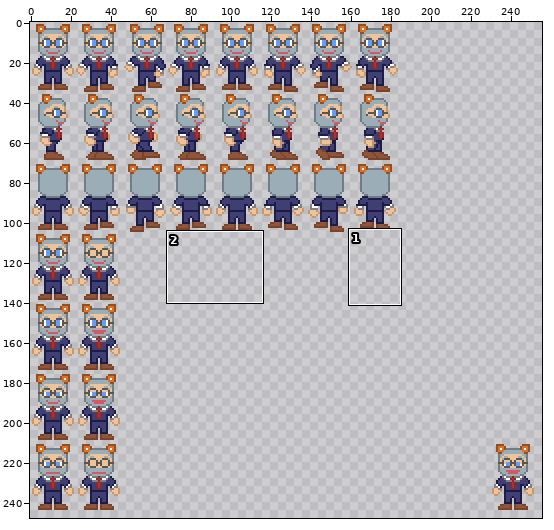
File history of a sprite sheet, android/assets/sprites/somov.png. The picture above shows the old version from afar; the outline marks the close-up.
Close-up. Before:
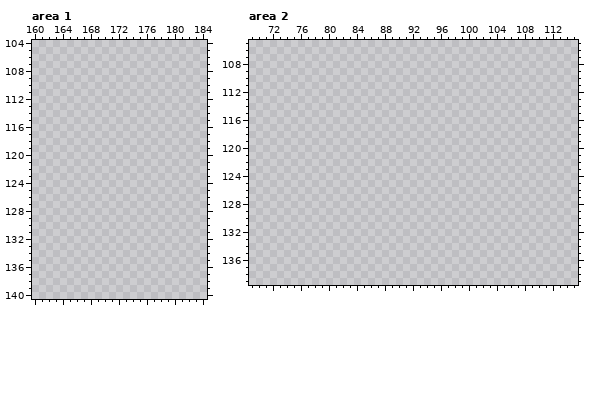
The file is 256x256 pixels. Shown: area 1: x 160..184, y 104..140; area 2: x 69..115, y 105..139. The wide view leaves out empty margins. The commit also changed other parts of the picture, which this record leaves out.
Palette (. is transparent): 
Now the later version:
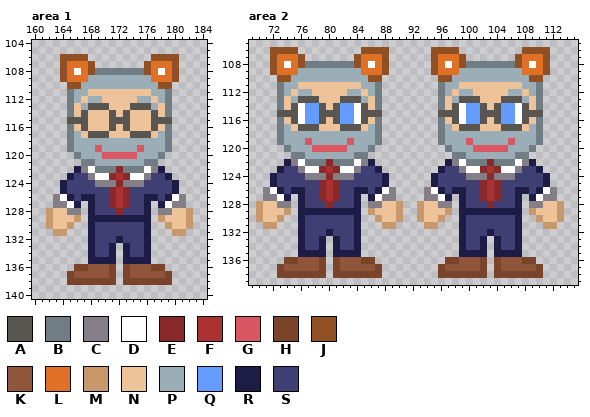
Colours new in this view: A #595652  B #717d84  C #847e87  D #ffffff  E #892929  F #ac3232  G #d95763  H #79442a  J #915024  K #8f563b  L #df7126  M #c7986c  N #eec39a  P #9badb7  Q #639bff  R #1c1c46  S #3f3f74
Difference:
Area 1:
y 106: x 164..167 .... -> JJJJ; x 177..180 .... -> JJJJ
y 107: x 164..168 ..... -> JLLLJ; x 176..180 ..... -> JLLLJ
y 108: x 164..180 ................. -> JLDLJBBBBBBBJLDLJ
y 109: x 164..180 ................. -> JLLLPPPPPPPPPLLLJ
y 110: x 165..179 ............... -> JJPPPPPPPPPPPJJ
y 111: x 165..179 ............... -> BPPNNNNNNNNNPPB
y 112: x 165..179 ............... -> BPNPPNNNNNPPNPB
y 113: x 165..179 ............... -> BNPAAANNNAAAPNB
y 114: x 165..179 ............... -> BNANNNANANNNANB
y 115: x 165..179 ............... -> AAANNNAAANNNAAA
y 116: x 165..179 ............... -> BNANNNANANNNANB
y 117: x 165..179 ............... -> BPNAAANNNAAANPB
y 118: x 165..179 ............... -> BPPPPPPPPPPPPPB
y 119: x 165..179 ............... -> BPPPGPPPPPGPPPB
y 120: x 166..178 ............. -> BPPPGGGGGPPPB
y 121: x 167..177 ........... -> BBPPPPPPPBB
y 122: x 166..178 ............. -> RCDBBBEBBBDCR
y 123: x 165..179 ............... -> RSSCDDEFEDDCSSR
y 124: x 164..180 ................. -> RSSSSCCCECCCSSSSR
y 125: x 164..180 ................. -> RSSSSSSEFESSSSSSR
y 126: x 163..181 ................... -> CDRSRRSSEFESSRRSRDC
y 127: x 163..166 .... -> CCDR; x 168..176 ......... -> RSSEFESSR; x 178..181 .... -> RDCC
y 128: x 162..166 ..... -> MNNCC; x 168..176 ......... -> RSSSESSSR; x 178..182 ..... -> CCNNM
y 129: x 162..166 ..... -> MNNNM; x 168..176 ......... -> RRRRRRRRR; x 178..182 ..... -> MNNNM
y 130: x 162..165 .... -> MNNM; x 168..176 ......... -> RSSSSSSSR; x 179..182 .... -> MNNM
y 131: x 163..164 .. -> MM; x 168..176 ......... -> RSSSSSSSR; x 180..181 .. -> MM
y 132: x 168..176 ......... -> RSSSRSSSR
y 133..134: x 168..171 .... -> RSSR; x 173..176 .... -> RSSR
y 135: x 168..171 .... -> RRRR; x 173..176 .... -> RRRR
y 136: x 166..171 ...... -> HHKKKH; x 173..178 ...... -> HKKKHH
y 137: x 165..171 ....... -> HKKKKKH; x 173..179 ....... -> HKKKKKH
y 138: x 165..171 ....... -> HHHHHHH; x 173..179 ....... -> HHHHHHH
Area 2:
y 106: x 72..75 .... -> JJJJ; x 85..88 .... -> JJJJ; x 95..98 .... -> JJJJ; x 108..111 .... -> JJJJ
y 107: x 72..76 ..... -> JLLLJ; x 84..88 ..... -> JLLLJ; x 95..99 ..... -> JLLLJ; x 107..111 ..... -> JLLLJ
y 108: x 72..88 ................. -> JLDLJBBBBBBBJLDLJ; x 95..111 ................. -> JLDLJBBBBBBBJLDLJ
y 109: x 72..88 ................. -> JLLLPPPPPPPPPLLLJ; x 95..111 ................. -> JLLLPPPPPPPPPLLLJ
y 110: x 73..87 ............... -> JJPPPPPPPPPPPJJ; x 96..110 ............... -> JJPPPPPPPPPPPJJ
y 111: x 73..87 ............... -> BPPNNNNNNNNNPPB; x 96..110 ............... -> BPPNNNNNNNNNPPB
y 112: x 73..87 ............... -> BPNPPNNNNNPPNPB; x 96..110 ............... -> BPNPPNNNNNPPNPB
y 113: x 73..87 ............... -> BNPAAANNNAAAPNB; x 96..110 ............... -> BNPAAANNNAAAPNB
y 114: x 73..87 ............... -> BNADQQANAQQDANB; x 96..110 ............... -> BNADQQANAQQDANB
y 115: x 73..87 ............... -> AAADQQAAAQQDAAA; x 96..110 ............... -> AAADQQAAAQQDAAA
y 116: x 73..87 ............... -> BNADQQANAQQDANB; x 96..110 ............... -> BNADQQANAQQDANB
y 117: x 73..87 ............... -> BPNAAANNNAAANPB; x 96..110 ............... -> BPNAAANNNAAANPB
y 118: x 73..87 ............... -> BPPPPPPPPPPPPPB; x 96..110 ............... -> BPPPPPPPPPPPPPB
y 119: x 73..87 ............... -> BPPPGPPPPPGPPPB; x 96..110 ............... -> BPPPGPPPPPGPPPB
y 120: x 74..86 ............. -> BPPPGGGGGPPPB; x 97..109 ............. -> BPPPGGGGGPPPB
y 121: x 75..85 ........... -> BBPPPPPPPBB; x 98..108 ........... -> BBPPPPPPPBB
y 122: x 74..86 ............. -> RCDBBBEBBBDCR; x 97..109 ............. -> RCDBBBEBBBDCR
y 123: x 73..87 ............... -> RSSCDDEFEDDCSSR; x 96..110 ............... -> RSSCDDEFEDDCSSR
y 124: x 72..88 ................. -> RSSSSCCCECCCSSSSR; x 95..111 ................. -> RSSSSCCCECCCSSSSR
y 125: x 72..88 ................. -> RSSSSSSEFESSSSSSR; x 95..111 ................. -> RSSSSSSEFESSSSSSR
y 126: x 71..89 ................... -> CDRSRRSSEFESSRRSRDC; x 94..112 ................... -> CDRSRRSSEFESSRRSRDC
y 127: x 71..74 .... -> CCDR; x 76..84 ......... -> RSSEFESSR; x 86..89 .... -> RDCC; x 94..97 .... -> CCDR; x 99..107 ......... -> RSSEFESSR; x 109..112 .... -> RDCC
y 128: x 70..74 ..... -> MNNCC; x 76..84 ......... -> RSSSESSSR; x 86..90 ..... -> CCNNM; x 93..97 ..... -> MNNCC; x 99..107 ......... -> RSSSESSSR; x 109..113 ..... -> CCNNM
y 129: x 70..74 ..... -> MNNNM; x 76..84 ......... -> RRRRRRRRR; x 86..90 ..... -> MNNNM; x 93..97 ..... -> MNNNM; x 99..107 ......... -> RRRRRRRRR; x 109..113 ..... -> MNNNM
y 130: x 70..73 .... -> MNNM; x 76..84 ......... -> RSSSSSSSR; x 87..90 .... -> MNNM; x 93..96 .... -> MNNM; x 99..107 ......... -> RSSSSSSSR; x 110..113 .... -> MNNM
y 131: x 71..72 .. -> MM; x 76..84 ......... -> RSSSSSSSR; x 88..89 .. -> MM; x 94..95 .. -> MM; x 99..107 ......... -> RSSSSSSSR; x 111..112 .. -> MM
y 132: x 76..84 ......... -> RSSSRSSSR; x 99..107 ......... -> RSSSRSSSR
y 133..134: x 76..79 .... -> RSSR; x 81..84 .... -> RSSR; x 99..102 .... -> RSSR; x 104..107 .... -> RSSR
y 135: x 76..79 .... -> RRRR; x 81..84 .... -> RRRR; x 99..102 .... -> RRRR; x 104..107 .... -> RRRR
y 136: x 74..79 ...... -> HHKKKH; x 81..86 ...... -> HKKKHH; x 97..102 ...... -> HHKKKH; x 104..109 ...... -> HKKKHH
y 137: x 73..79 ....... -> HKKKKKH; x 81..87 ....... -> HKKKKKH; x 96..102 ....... -> HKKKKKH; x 104..110 ....... -> HKKKKKH
y 138: x 73..79 ....... -> HHHHHHH; x 81..87 ....... -> HHHHHHH; x 96..102 ....... -> HHHHHHH; x 104..110 ....... -> HHHHHHH
